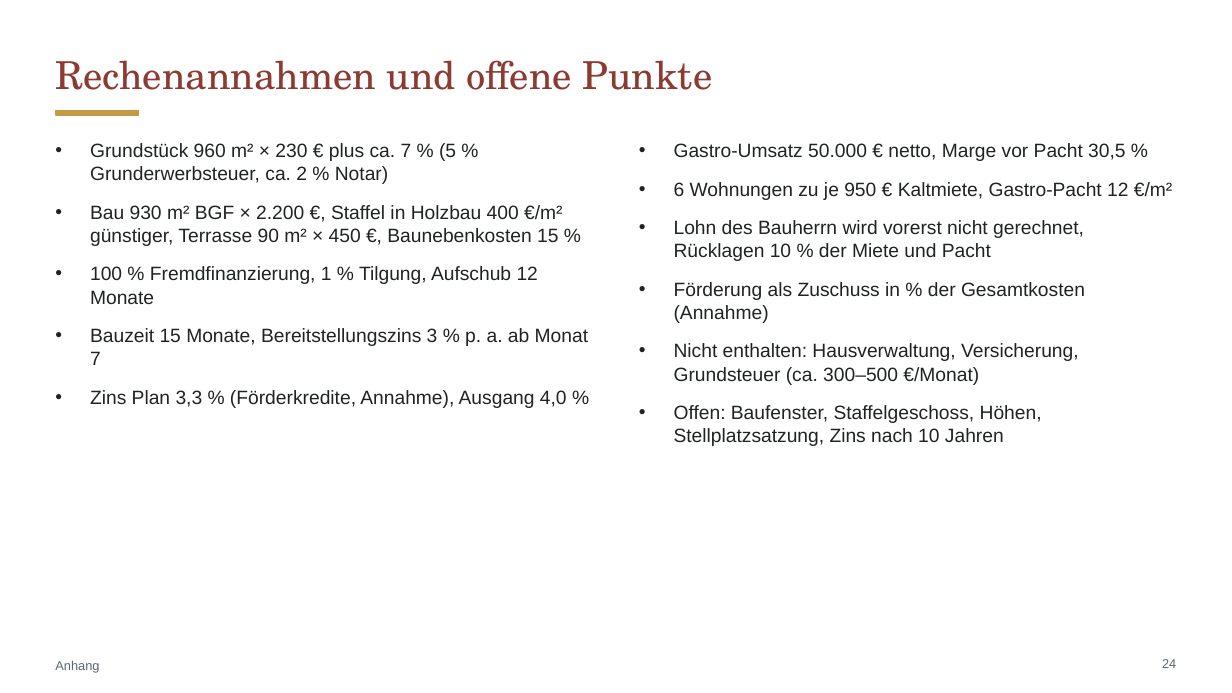
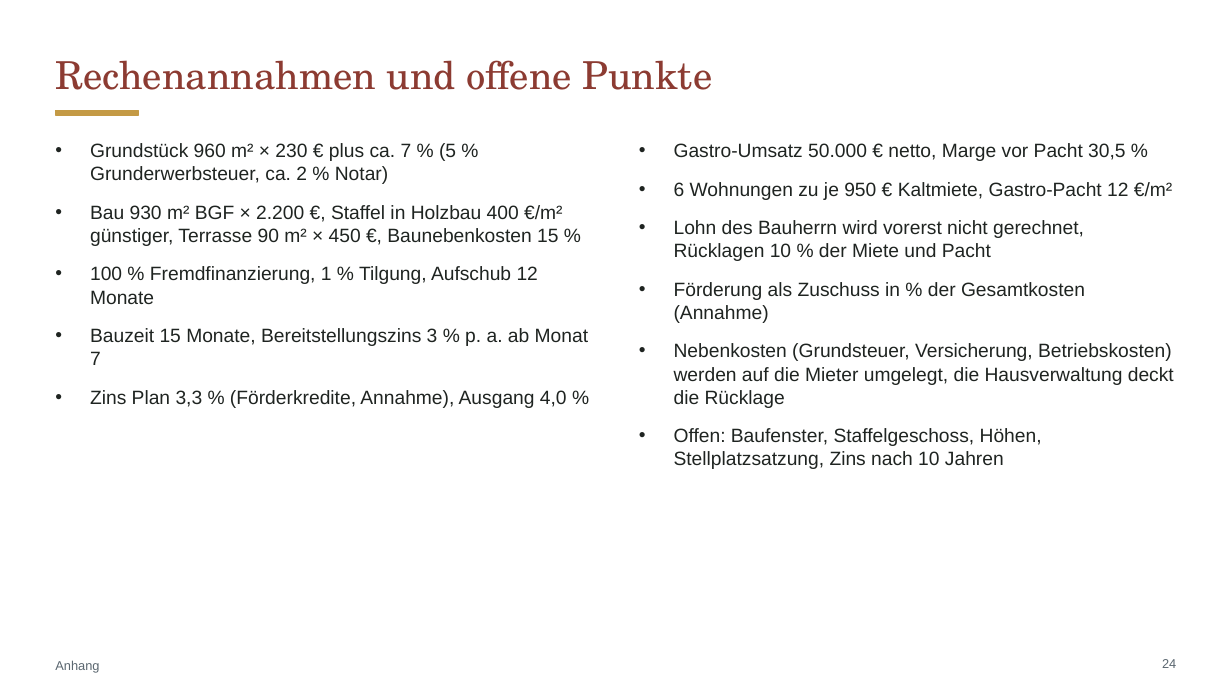
Before and after one commit to CartoonUsername/bau-projekt, a slide deck: slide 24 of praesentation/Neue-Mitte-Werlte_Baufeld3_6-Wohnungen_Gastro-EG.pptx. Drawn at 1232x693 pixels with LibreOffice and Linux fonts; fonts in the diff are those of the drawing. Boxes give left, top, right and bottom in pixels: in the first picture for what was removed or moved away, otherwise in the second. Text is boxed around its words. In the diff, an @@ line names an element or a change of style, - is before the commit and + after.

```diff
--- a/praesentation/Neue-Mitte-Werlte_Baufeld3_6-Wohnungen_Gastro-EG.pptx
+++ b/praesentation/Neue-Mitte-Werlte_Baufeld3_6-Wohnungen_Gastro-EG.pptx
@@ text at (x1=674, y1=343, x2=1174, y2=408): text changed @@
-• Nicht enthalten: Hausverwaltung, Versicherung, Grundsteuer (ca. 300–500 €/Monat)
+• Nebenkosten (Grundsteuer, Versicherung, Betriebskosten) werden auf die Mieter umgelegt, die Hausverwaltung deckt die Rücklage
```
Also in this commit, not shown: 1 other slide changed, 4 other files.
